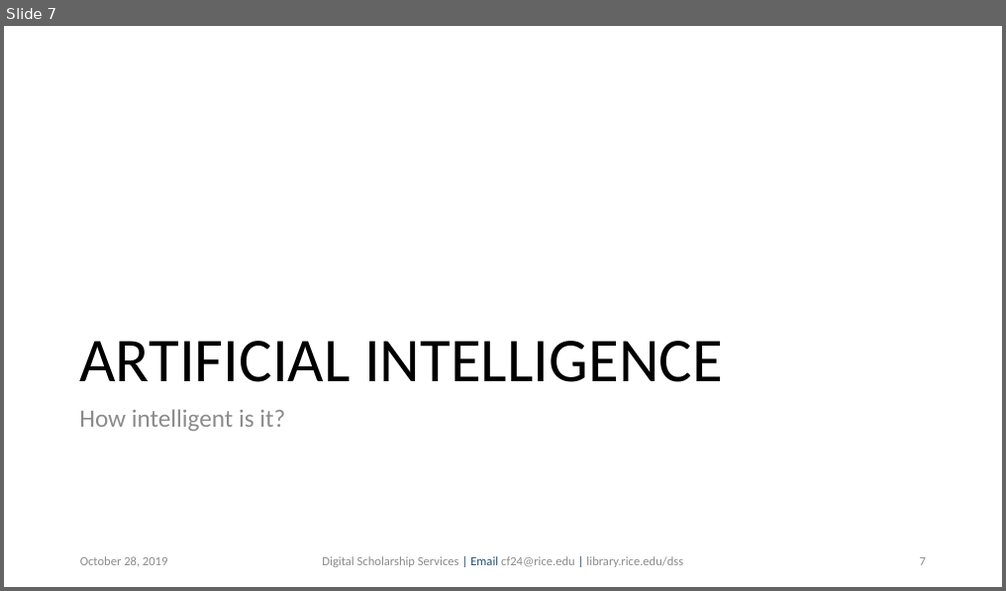
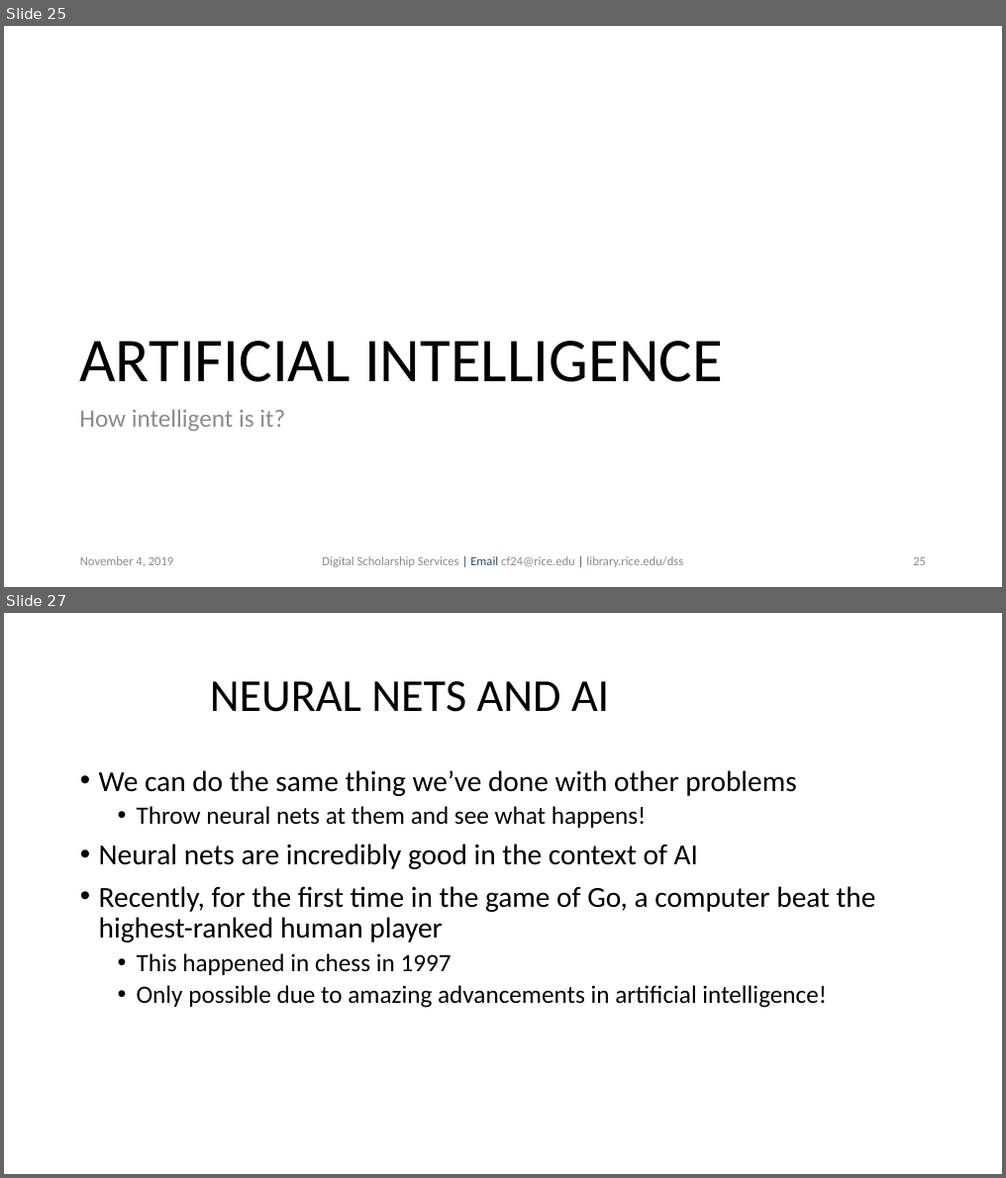
Before and after one commit to bakitybacon/rice-data-and-donuts, a slide deck: tf/Introduction to TensorFlow.pptx. Shown one above the other, each under a label of ours: slide 7 before the commit, slides 25 and 27 after it; the slides between them are not shown. The pictures are 1006x591 and 1006x1178 pixels, drawn with LibreOffice and Linux fonts; fonts in the diff are those of the drawing; background and template pictures are left out. Boxes give left, top, right and bottom in pixels: in the first picture for what was removed or moved away, otherwise in the second. Text is boxed around its words. In the diff, an @@ line names an element or a change of style, - is before the commit and + after.

```diff
--- a/tf/Introduction to TensorFlow.pptx
+++ b/tf/Introduction to TensorFlow.pptx
@@ slide 27 added at (4,613,1002,1174), background #FFFFFF @@
@@ title added at (210,681,609,712), 44 pt, text #000000 @@
+NEURAL NETS AND AI
@@ text added at (99,770,876,1008), 28 pt, text #000000 @@
+• We can do the same thing we’ve done with other problems
+  • Throw neural nets at them and see what happens!
+• Neural nets are incredibly good in the context of AI
+• Recently, for the first time in the game of Go, a computer beat the highest-ranked human player
+  • This happened in chess in 1997
+  • Only possible due to amazing advancements in artificial intelligence!
@@ what was slide 7 is now slide 25 @@
@@ slide 25 changed as well @@
@@ text at (80,557,174,567): text changed @@
-October 28, 2019
+November 4, 2019
@@ page number at (913,558,926,566): text changed @@
-7
+25
```
Also in this commit, not shown: 9 other slides changed, 21 other slides added, 2 slides removed, 1 other file.
